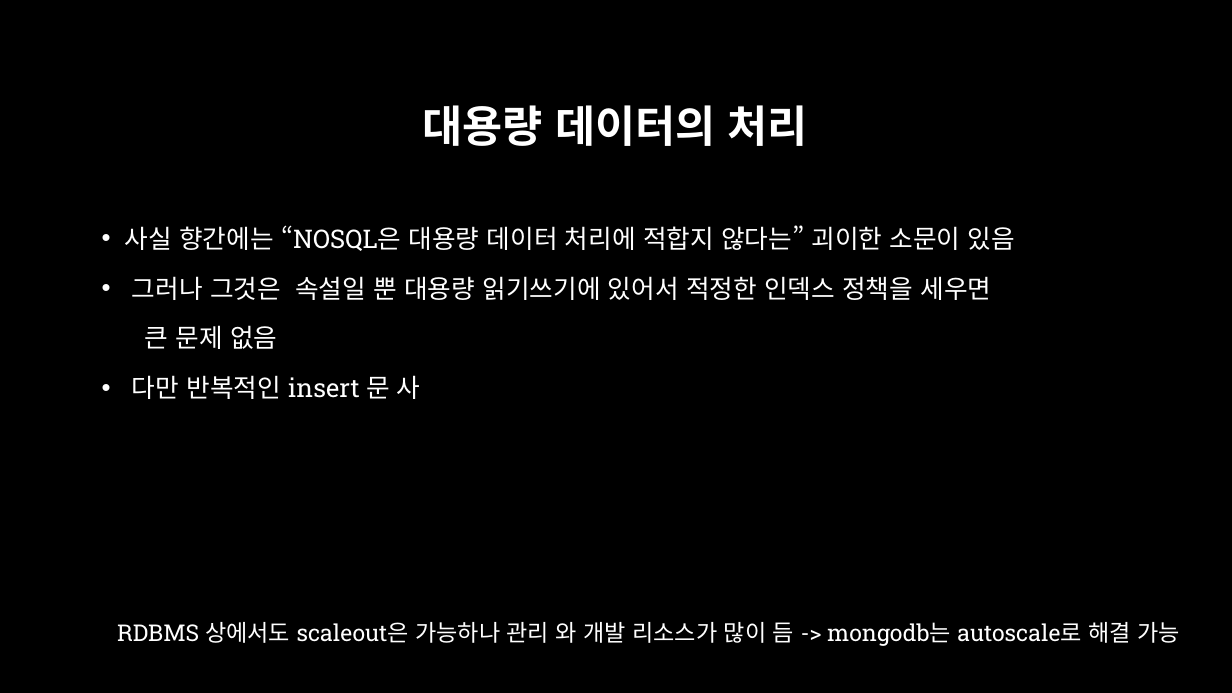
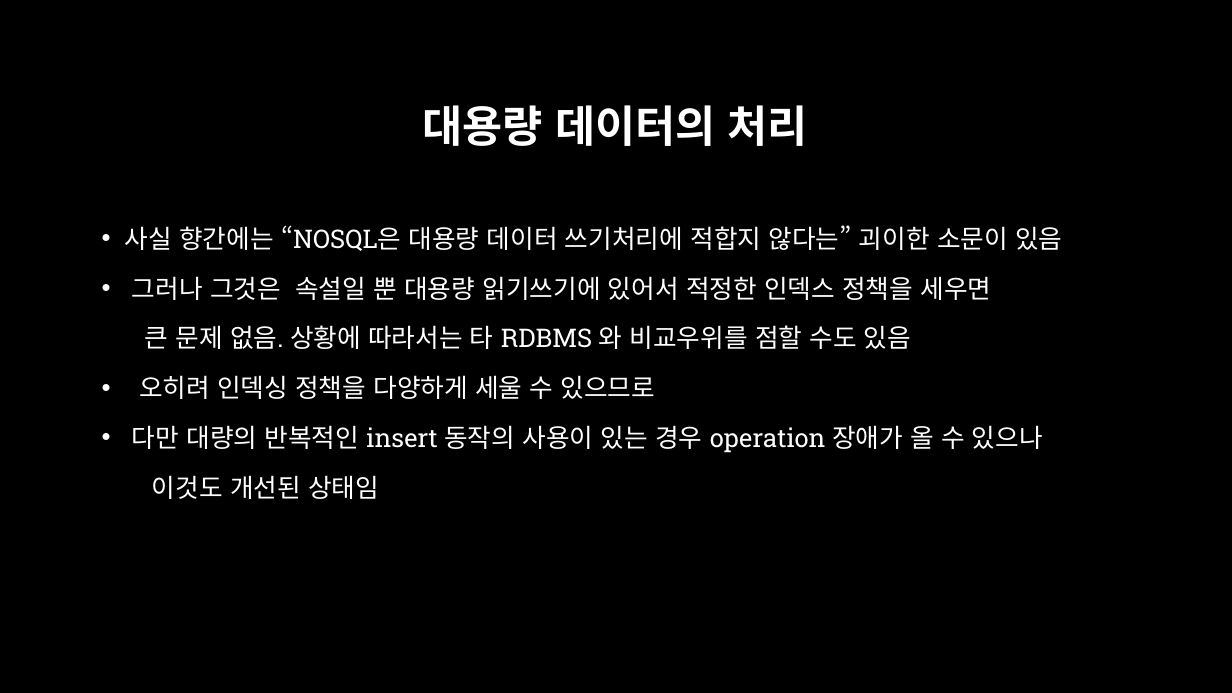
Before and after one commit to aliasgis/OSGEO, a slide deck: slide 9 of Mongodb 와 공간정보.pptx. Drawn at 1232x693 pixels with LibreOffice and Linux fonts; fonts in the diff are those of the drawing; background and template pictures are left out. Boxes give left, top, right and bottom in pixels: in the first picture for what was removed or moved away, otherwise in the second. Text is boxed around its words. In the diff, an @@ line names an element or a change of style, - is before the commit and + after.

```diff
--- a/Mongodb 와 공간정보.pptx
+++ b/Mongodb 와 공간정보.pptx
@@ text at [125, 225, 1062, 251]: text changed @@
-• 사실 향간에는 “NOSQL은 대용량 데이터 처리에 적합지 않다는” 괴이한 소문이 있음
+• 사실 향간에는 “NOSQL은 대용량 데이터 쓰기처리에 적합지 않다는” 괴이한 소문이 있음
@@ text at [132, 325, 1043, 499]: text changed @@
-큰 문제 없음
-• 다만 반복적인 insert 문 사
+큰 문제 없음. 상황에 따라서는 타 RDBMS 와 비교우위를 점할 수도 있음
+• 오히려 인덱싱 정책을 다양하게 세울 수 있으므로
+• 다만 대량의 반복적인 insert 동작의 사용이 있는 경우 operation 장애가 올 수 있으나
+이것도 개선된 상태임
@@ text removed at [117, 622, 1180, 646] @@
-RDBMS 상에서도 scaleout은 가능하나 관리 와 개발 리소스가 많이 듬 -> mongodb는 autoscale로 해결 가능
```
Also in this commit, not shown: 1 other slide changed, 11 slides added.
